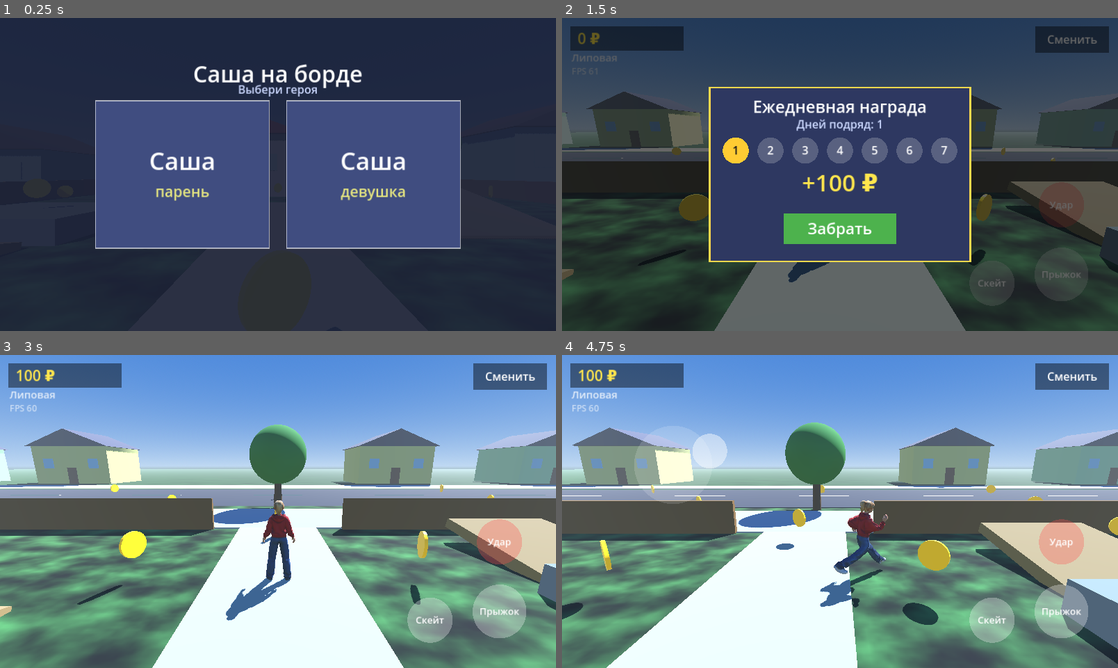
Above: before the commit, frames 1-4 (two rows, left to right).
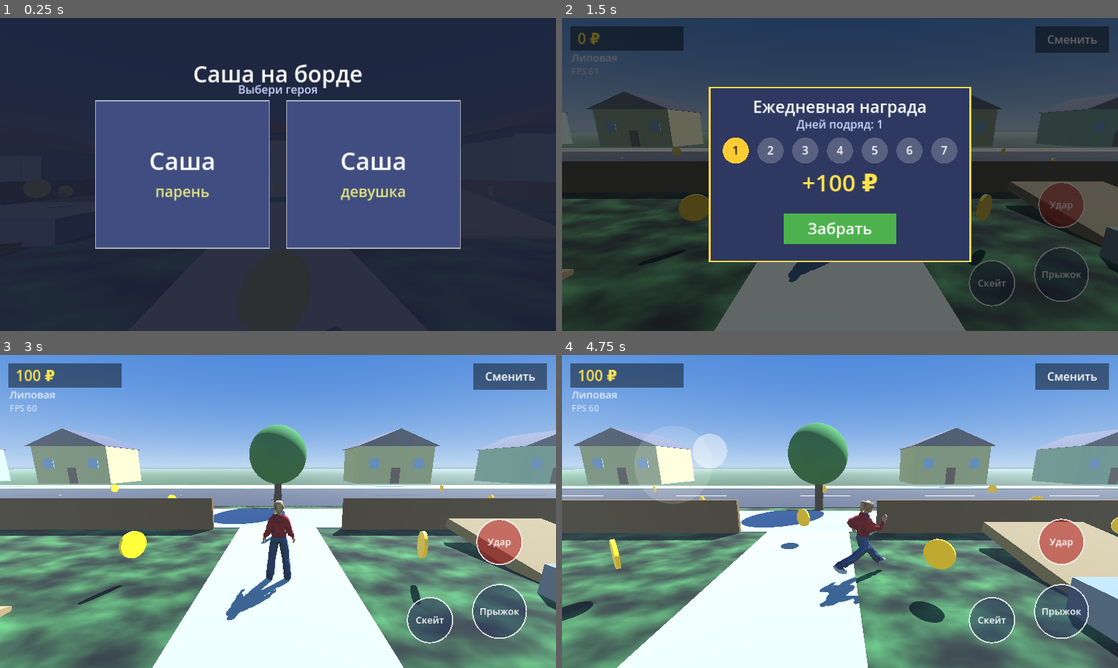
Above: after the commit, the same moments.

Repository: anon-anonymnyy/My-Games-
Game: Godot game, scene res://main.tscn
Same seed, same stepped clock (60 frames per second), same inputs: the game is played once before the commit and once after it.
Inputs (mouse positions are in pixels of both pictures, inside the frame that each line leads up to):
- Up to frame 1 (0.25 s): no input
- Up to frame 2 (1.5 s): move the mouse to (962, 158) at 0.52 s; click (962, 158) at 0.67 s; drag from (728, 190) to (812, 237) at 1.27 s
- Up to frame 3 (3 s): move the mouse to (333, 442) at 2.02 s; click (333, 442) at 2.17 s; drag from (250, 574) to (111, 464) at 2.77 s
- Up to frame 4 (4.75 s): move the mouse to (1006, 558) at 3.52 s; click (1006, 558) at 3.67 s; drag from (673, 464) to (756, 433) at 4.27 s

The runs differ from the first frame. In frame 2, 3.1% of the frame differs, in the area x 0-100%, y 29-93%; in frame 3, 3.8%; in frame 4, 9.7%, in the area x 0-100%, y 21-100%.

Commit message:
Add files via upload

Diff:
--- a/main.gd
+++ b/main.gd
@@ -41,6 +41,8 @@
 var punch_n := 0
 var trick_t := 0.0
 var cur_anim := ""
+var prev_pos := Vector3.ZERO
+var cur_pos := Vector3.ZERO
 
 var stick_id := -1
 var stick_origin := Vector2.ZERO
@@ -119,7 +121,9 @@
 	sun.rotation_degrees = Vector3(-50, -35, 0)
 	sun.light_energy = 1.1
 	sun.shadow_enabled = true
-	sun.directional_shadow_max_distance = 40.0
+	sun.directional_shadow_max_distance = 30.0
+	sun.shadow_bias = 0.06
+	sun.shadow_normal_bias = 1.5
 	add_child(sun)
 
 func _mat(c: Color, rough := 0.9) -> StandardMaterial3D:
@@ -277,7 +281,10 @@
 	player.add_child(cs)
 	add_child(player)
 	visual = Node3D.new()
+	visual.top_level = true
 	player.add_child(visual)
+	prev_pos = player.position
+	cur_pos = player.position
 	var bscene: PackedScene = load("res://skateboard.glb")
 	if bscene != null:
 		board = bscene.instantiate()
@@ -359,6 +366,10 @@
 	var w := font.get_string_size(t, HORIZONTAL_ALIGNMENT_LEFT, -1, size).x
 	hud.draw_string(font, center + Vector2(-w * 0.5, size * 0.35), t, HORIZONTAL_ALIGNMENT_LEFT, -1, size, c)
 
+func _btn_draw(p: Vector2, r: float, c: Color) -> void:
+	hud.draw_circle(p, r, c)
+	hud.draw_arc(p, r, 0, TAU, 32, Color(1, 1, 1, 0.8), 3.0)
+
 func _hud_draw() -> void:
 	var s := _vs()
 	if state == "select":
@@ -384,11 +395,11 @@
 		hud.draw_circle(stick_origin, STICK_R, Color(1, 1, 1, 0.15))
 		hud.draw_circle(stick_origin + stick_vec * STICK_R, 40, Color(1, 1, 1, 0.45))
 	# кнопки
-	hud.draw_circle(_btn_jump(), 62, Color(1, 1, 1, 0.3))
+	_btn_draw(_btn_jump(), 62, Color(0.15, 0.2, 0.35, 0.55))
 	_text_c("Прыжок" if not (skating and not player.is_on_floor()) else "Трюк", _btn_jump(), 22)
-	hud.draw_circle(_btn_board(), 52, Color(1, 0.8, 0.2, 0.4) if skating else Color(1, 1, 1, 0.3))
+	_btn_draw(_btn_board(), 52, Color(0.9, 0.65, 0.1, 0.7) if skating else Color(0.15, 0.2, 0.35, 0.55))
 	_text_c("Скейт", _btn_board(), 22)
-	hud.draw_circle(_btn_hit(), 52, Color(1, 0.3, 0.3, 0.3))
+	_btn_draw(_btn_hit(), 52, Color(0.7, 0.15, 0.15, 0.6))
 	_text_c("Удар", _btn_hit(), 22)
 	# ежедневная награда
 	if popup:
@@ -521,6 +532,8 @@
 	player.velocity = vel
 	player.move_and_slide()
 	vel = player.velocity
+	prev_pos = cur_pos
+	cur_pos = player.global_position
 	if skating:
 		skate_speed = Vector2(vel.x, vel.z).length() if skate_speed > 0.0 else 0.0
 	if player.is_on_floor() and not was_on_floor:
@@ -529,6 +542,8 @@
 	if player.position.y < -20.0:
 		player.position = Vector3(0, 0.5, 6)
 		vel = Vector3.ZERO
+		prev_pos = player.position
+		cur_pos = player.position
 	# анимация
 	punch_t = maxf(0.0, punch_t - d)
 	land_t = maxf(0.0, land_t - d)
@@ -574,6 +589,8 @@
 		else:
 			board.rotation.z = 0.0
 	cam_pivot.rotation = Vector3(pitch, yaw, 0)
-	var target := player.global_position + Vector3(0, 1.5, 0)
+	var ip: Vector3 = prev_pos.lerp(cur_pos, Engine.get_physics_interpolation_fraction())
+	visual.global_position = ip
+	var target: Vector3 = ip + Vector3(0, 1.5, 0)
 	cam_pivot.global_position = cam_pivot.global_position.lerp(target, minf(1.0, 12.0 * d))
 	hud.queue_redraw()
--- a/project.godot
+++ b/project.godot
@@ -20,4 +20,5 @@
 
 renderer/rendering_method="gl_compatibility"
 renderer/rendering_method.mobile="gl_compatibility"
+lights_and_shadows/directional_shadow/size=4096
 textures/vram_compression/import_etc2_astc=true
